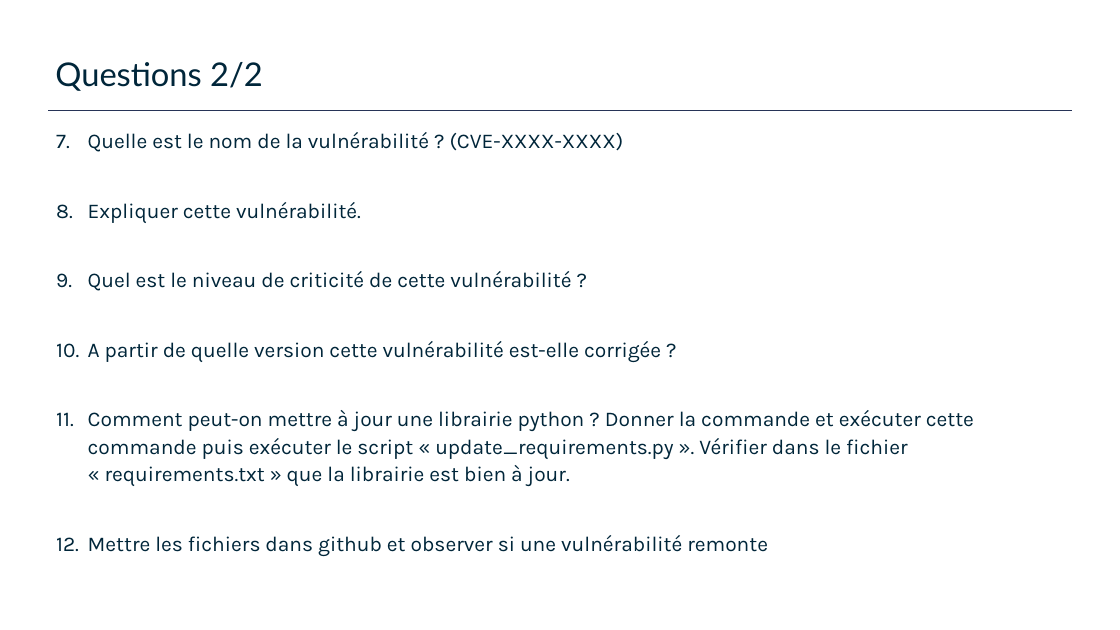
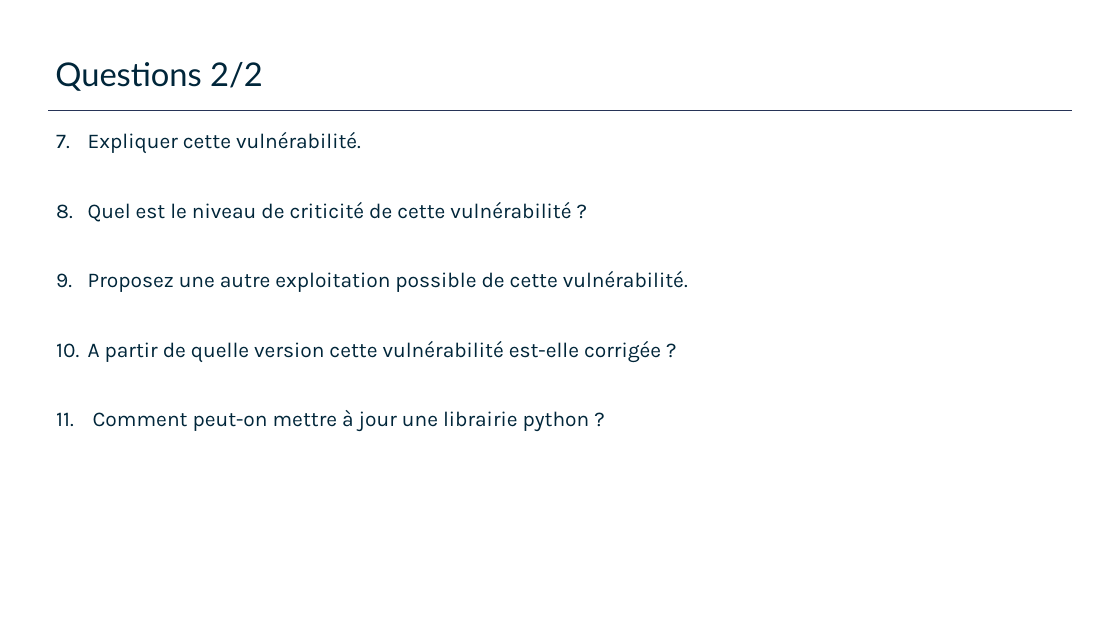
Before and after one commit to lbordereaux/Sujets-TP, a slide deck: slide 3 of TP2-questions.pptx. Drawn at 1120x630 pixels with LibreOffice and Linux fonts; fonts in the diff are those of the drawing; background and template pictures are left out. Boxes give left, top, right and bottom in pixels: in the first picture for what was removed or moved away, otherwise in the second. Text is boxed around its words. In the diff, an @@ line names an element or a change of style, - is before the commit and + after.

Commit message:
update questions

```diff
--- a/TP2-questions.pptx
+++ b/TP2-questions.pptx
@@ text at bbox=[88, 132, 624, 152]: paragraph removed @@
-7. Quelle est le nom de la vulnérabilité ? (CVE-XXXX-XXXX)
@@ text at bbox=[88, 271, 688, 292]: paragraph added @@
+9. Proposez une autre exploitation possible de cette vulnérabilité.
@@ text at bbox=[93, 410, 590, 431]: text changed @@
-11. Comment peut-on mettre à jour une librairie python ? Donner la commande et exécuter cette commande puis exécuter le script « update_requirements.py ». Vérifier dans le fichier « requirements.txt » que la librairie est bien à jour.
-12. Mettre les fichiers dans github et observer si une vulnérabilité remonte
+11. Comment peut-on mettre à jour une librairie python ?
```
Also in this commit, not shown: 1 other slide changed, 2 other files.
